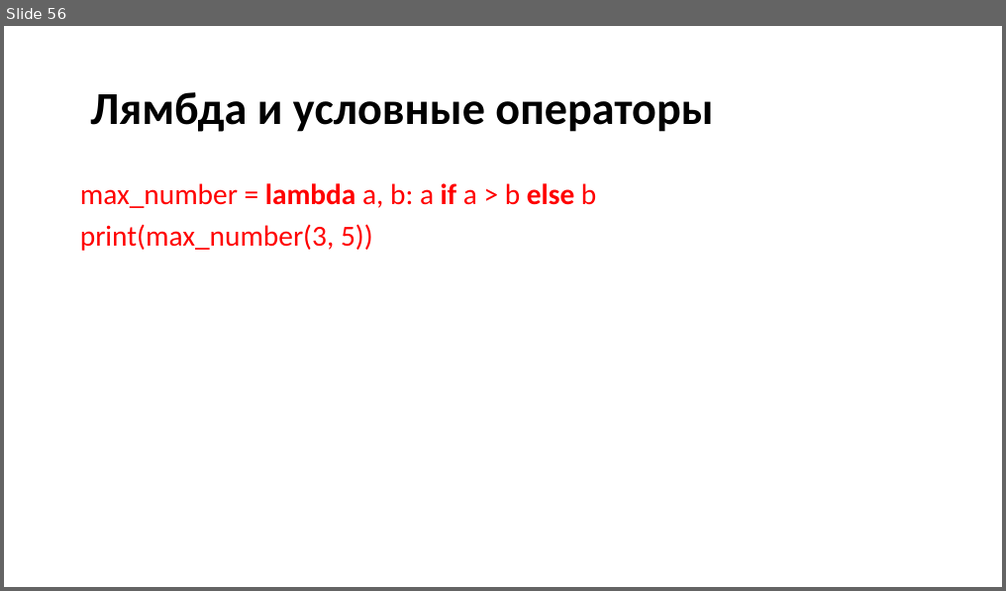
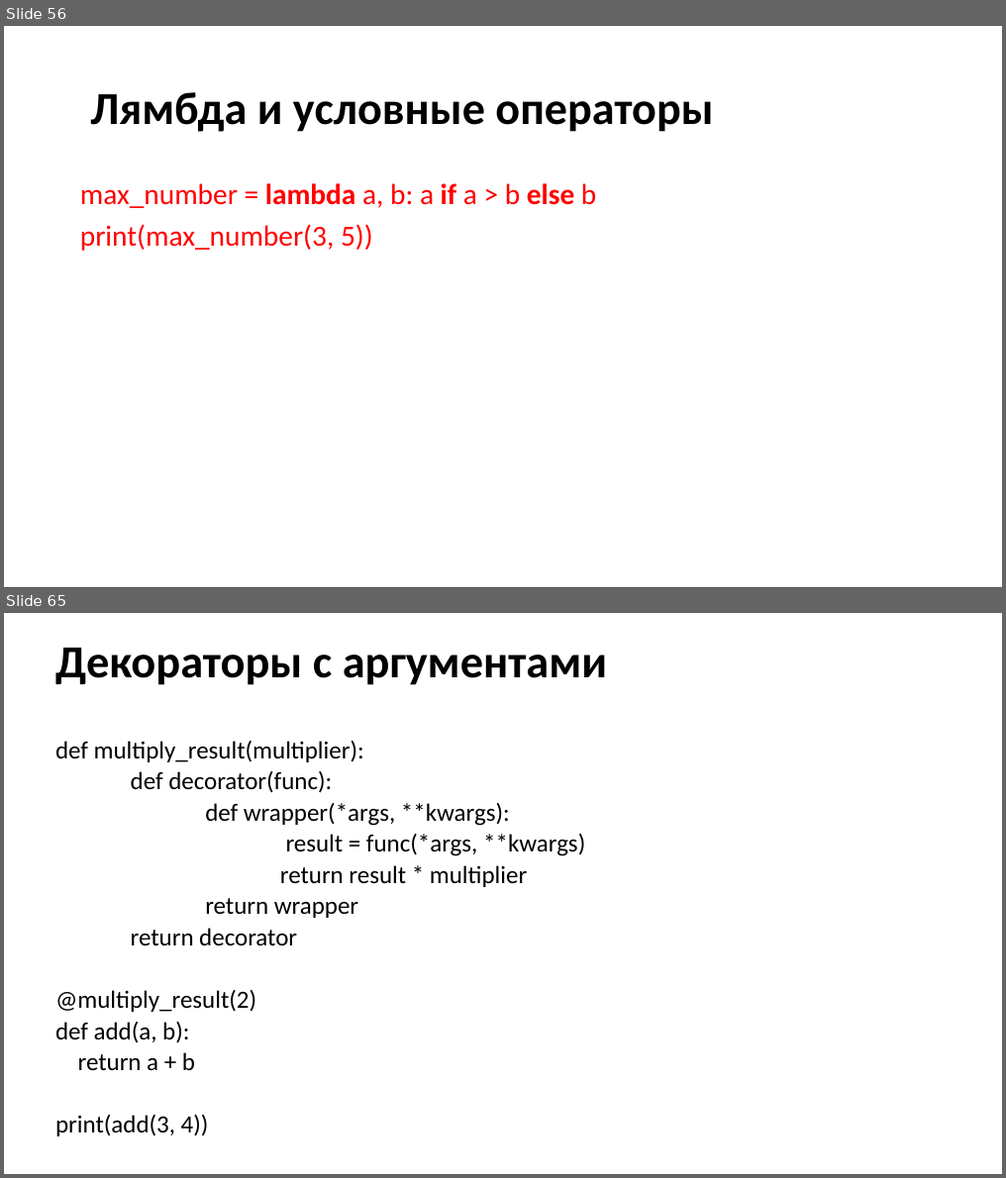
Before and after one commit to xDes-by/test, a slide deck: Презентация5.pptx. Shown one above the other, each under a label of ours: slide 56 before the commit, slides 56 and 65 after it; the slides between them are not shown. The pictures are 1006x591 and 1006x1178 pixels, drawn with LibreOffice and Linux fonts; fonts in the diff are those of the drawing. Boxes give left, top, right and bottom in pixels: in the first picture for what was removed or moved away, otherwise in the second. Text is boxed around its words. In the diff, an @@ line names an element or a change of style, - is before the commit and + after.

```diff
--- a/Презентация5.pptx
+++ b/Презентация5.pptx
@@ slide 65 added at [4, 613, 1002, 1174], background #FFFFFF @@
@@ text added at [55, 648, 607, 1137], 23.8 pt, text #000000 @@
+Декораторы с аргументами
+def multiply_result(multiplier):
+def decorator(func):
+def wrapper(*args, **kwargs):
+result = func(*args, **kwargs)
+return result * multiplier
+return wrapper
+return decorator
+@multiply_result(2)
+def add(a, b):
+return a + b
+print(add(3, 4))
```
Also in this commit, not shown: 8 other slides added, 1 other file.
